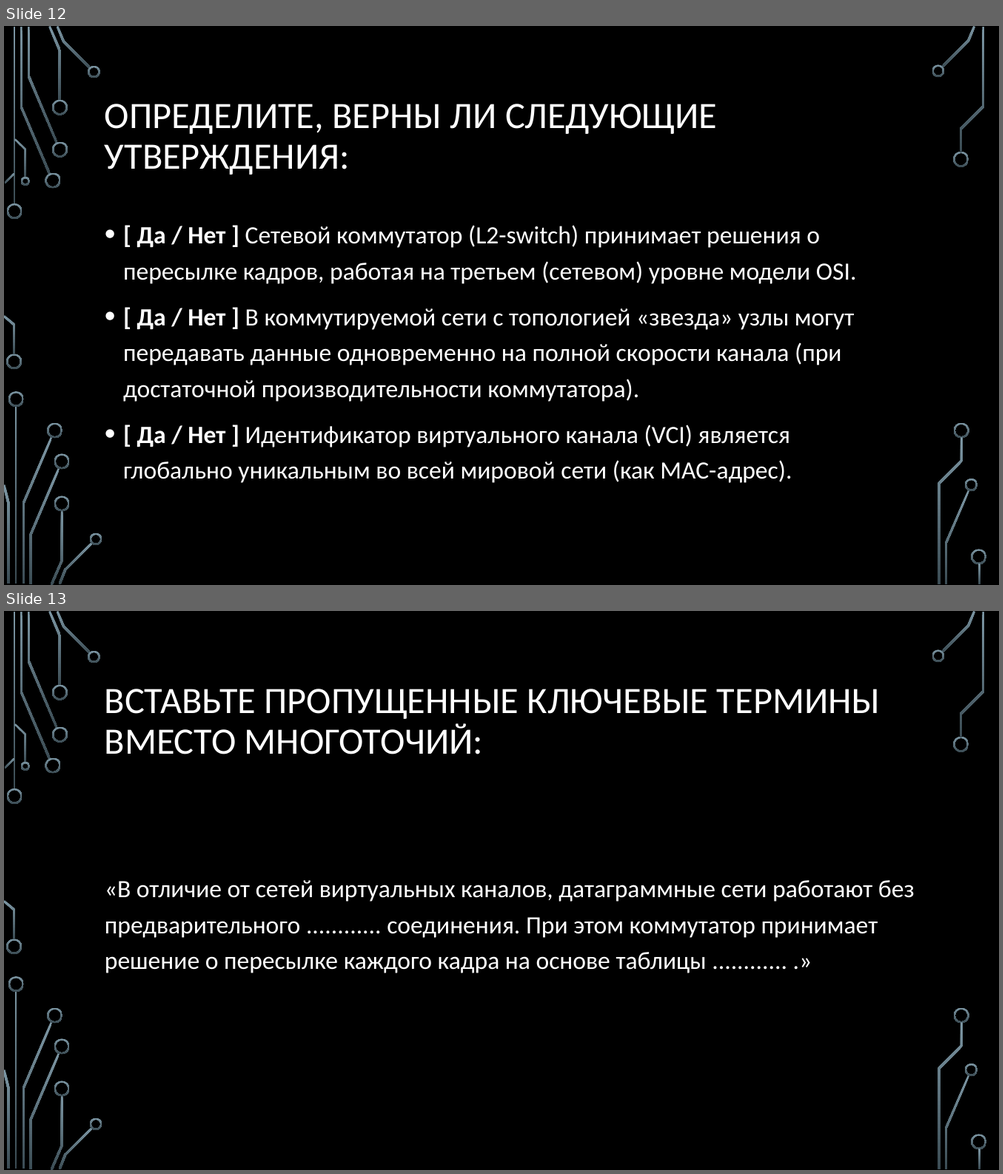
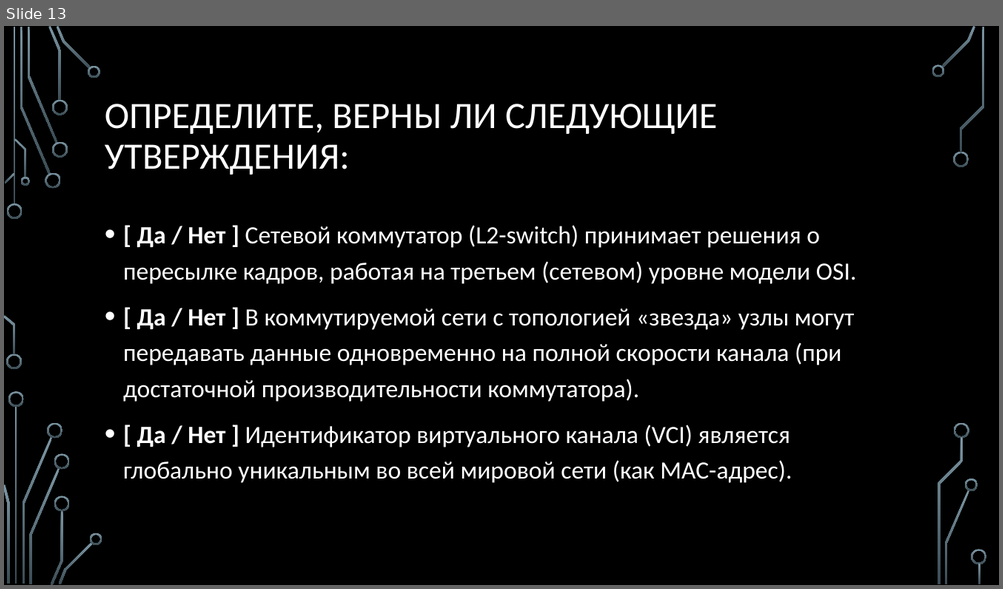
Before and after one commit to nhtgale/itn, a slide deck: 1.5 Switching Basic/1.5 Switching Basic.pptx. Shown one above the other, each under a label of ours: slides 12 and 13 before the commit, slide 13 after it. The pictures are 1003x1174 and 1003x589 pixels, drawn with LibreOffice and Linux fonts; fonts in the diff are those of the drawing; background and template pictures are left out. Boxes give left, top, right and bottom in pixels: in the first picture for what was removed or moved away, otherwise in the second. Text is boxed around its words. In the diff, an @@ line names an element or a change of style, - is before the commit and + after.

```diff
--- a/1.5 Switching Basic/1.5 Switching Basic.pptx
+++ b/1.5 Switching Basic/1.5 Switching Basic.pptx
@@ slide 13 removed at <box>4,611,999,1170</box>, background picture (left out); not listed: 36 template elements that a slide beside it also shows @@
@@ title removed at <box>105,689,879,755</box> @@
-ВСТАВЬТЕ ПРОПУЩЕННЫЕ КЛЮЧЕВЫЕ ТЕРМИНЫ ВМЕСТО МНОГОТОЧИЙ:
@@ text removed at <box>105,880,914,974</box> @@
-«В отличие от сетей виртуальных каналов, датаграммные сети работают без предварительного ............ соединения. При этом коммутатор принимает решение о пересылке каждого кадра на основе таблицы ............ .»
@@ what was slide 12 is now slide 13 @@
```
Also in this commit, not shown: 2 slides changed, 1 slide added, 11 other files.
